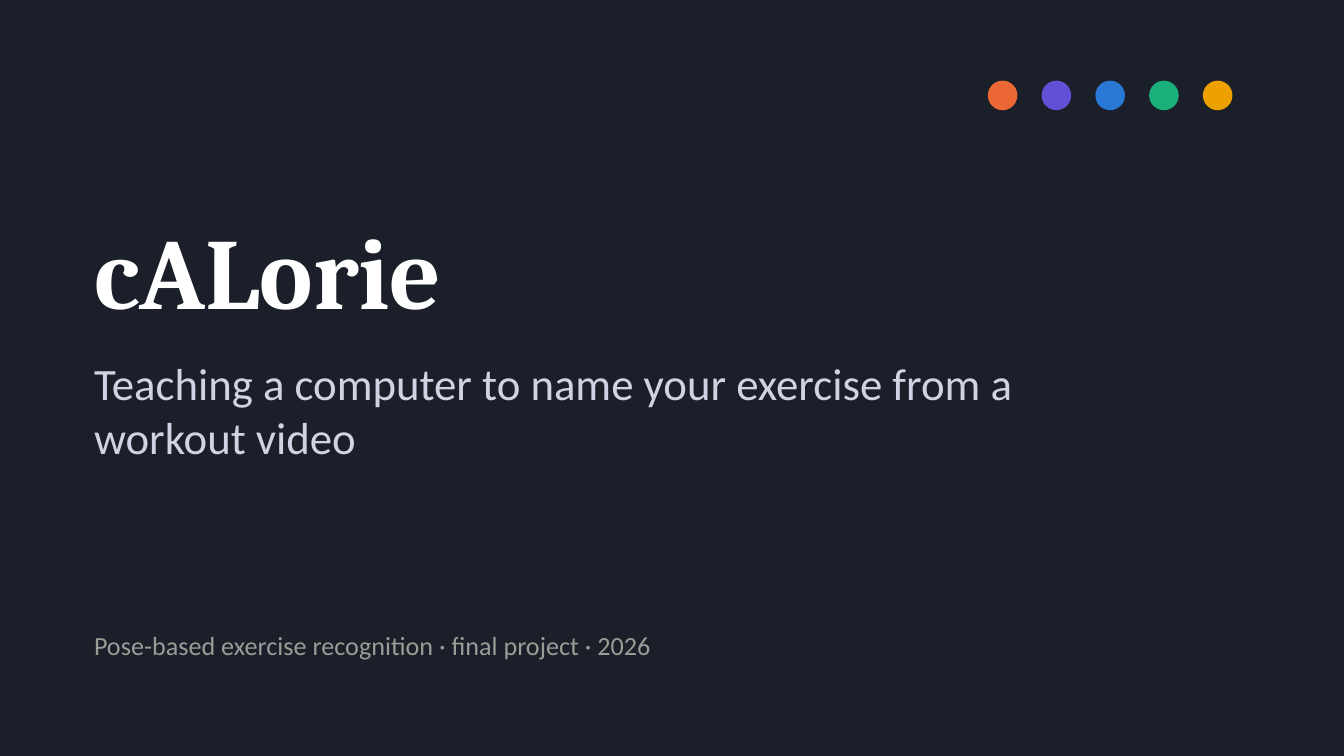
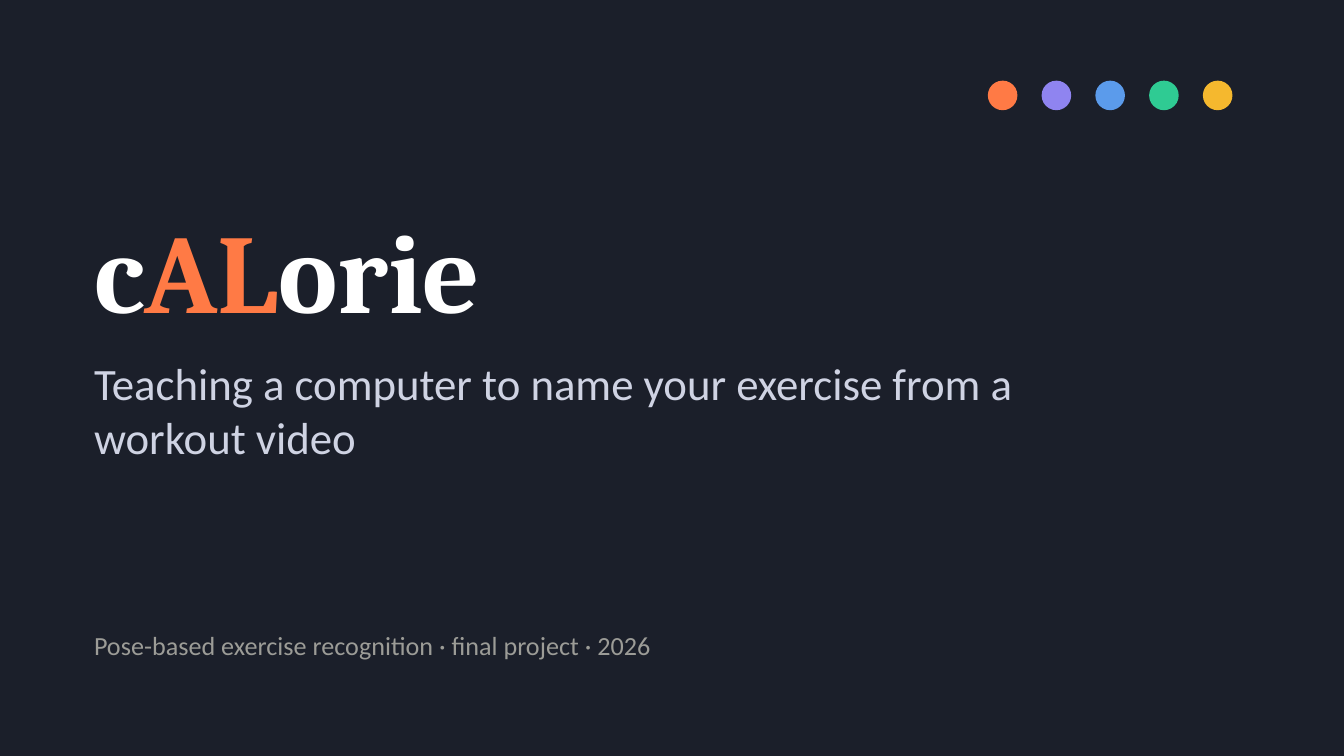
Before and after one commit to bariscelikk1/cALorie, a slide deck: slide 1 of ml/artifacts/final_model_v2/cALorie_final_presentation.pptx. Drawn at 1344x756 pixels with LibreOffice and Linux fonts; fonts in the diff are those of the drawing. Boxes give left, top, right and bottom in pixels: in the first picture for what was removed or moved away, otherwise in the second. Text is boxed around its words. In the diff, an @@ line names an element or a change of style, - is before the commit and + after.

```diff
--- a/ml/artifacts/final_model_v2/cALorie_final_presentation.pptx
+++ b/ml/artifacts/final_model_v2/cALorie_final_presentation.pptx
@@ ellipse at <box>988,81,1017,110</box>: fill #EB6834 to #FF7A45 @@
@@ ellipse at <box>1042,81,1071,110</box>: fill #6250D6 to #8F84F0 @@
@@ ellipse at <box>1095,81,1125,110</box>: fill #2A78D6 to #5B9BEB @@
@@ ellipse at <box>1149,81,1179,110</box>: fill #1BAF7A to #2FCB93 @@
@@ ellipse at <box>1203,81,1232,110</box>: fill #EDA100 to #F5B82E @@
@@ text "cALorie" at <box>94,235,480,314</box>: size 54 to 60 pt; text colour #FFFFFF to #FF7A45 in "cALorie" @@
```
Also in this commit, not shown: 9 other slides changed, 7 other files.
